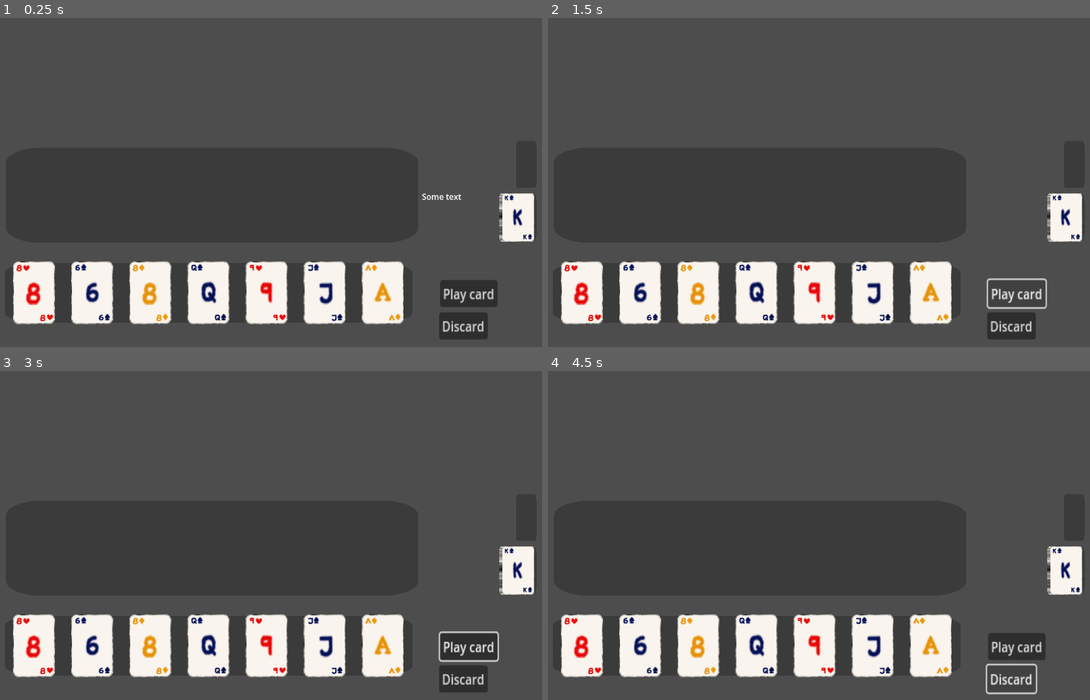
Above: before the commit, frames 1-4 (two rows, left to right).
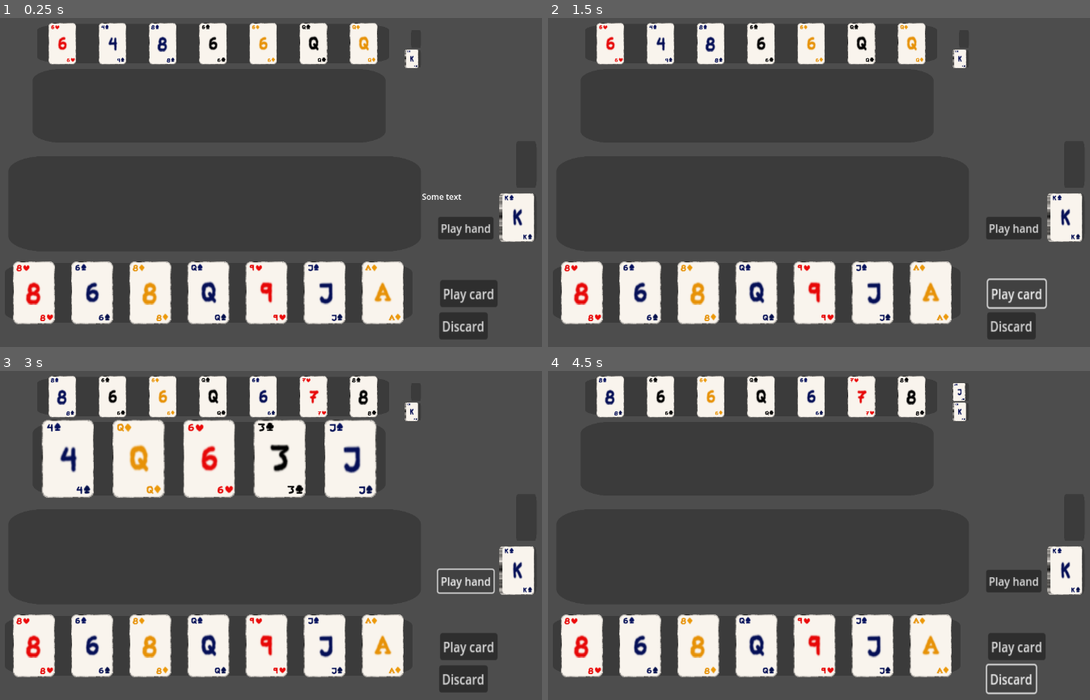
Above: after the commit, the same moments.

Repository: T33py/CardGame
Game: Godot game, scene res://TestScene.tscn
Same seed, same stepped clock (60 frames per second), same inputs: the game is played once before the commit and once after it.
Inputs (mouse positions are in pixels of both pictures, inside the frame that each line leads up to):
- Up to frame 1 (0.25 s): no input
- Up to frame 2 (1.5 s): click "Discard" at 0.5 s; click "Play card" at 1.25 s
- Up to frame 3 (3 s): click "Play card" at 2 s; click (466, 581) at 2.75 s, where only the run after the commit has a clickable "Play hand"
- Up to frame 4 (4.5 s): click (1014, 581) at 3.5 s, where only the run after the commit has a clickable "Play hand"; click "Discard" at 4.25 s

The runs differ from the first frame. In frame 1, 5.2% of the frame differs, in the area x 8-92%, y 1-68%; in frame 2, 5.2%; in frame 3, 16%, in the area x 7-93%, y 1-89%; in frame 4, 5.3%.

Commit message:
made an "ai" to play against

Diff:
--- /dev/null
+++ b/AI/BasicAI.gd
@@ -0,0 +1,45 @@
+extends Node2D
+class_name BasicAI
+
+signal i_stand
+
+@export var deck: Deck
+@export var hand: Hand
+@export var play_area: PlayArea
+
+var standing = false
+
+# Called when the node enters the scene tree for the first time.
+func _ready():
+	return
+
+
+# Called every frame. 'delta' is the elapsed time since the previous frame.
+func _process(delta):
+	return
+
+
+func play_a_card():
+	return hand.play_card(hand.cards.pick_random())
+
+func play_a_hand():
+	play_area.play_hand()
+	return
+
+func take_a_turn():
+	if standing:
+		return
+
+	if len(hand.cards) == 0:
+		stand()
+
+	if len(play_area.cards) < play_area.number_of_cards_to_allow:
+		play_a_card()
+	else:
+		stand()
+	return
+
+func stand():
+	print("I STAND")
+	standing = true
+	i_stand.emit()
--- /dev/null
+++ b/AI/BasicAI.tscn
@@ -0,0 +1,6 @@
+[gd_scene load_steps=2 format=3 uid="uid://4rfawuf8j7rb"]
+
+[ext_resource type="Script" path="res://AI/BasicAI.gd" id="1_uo511"]
+
+[node name="BasicAI" type="Node2D"]
+script = ExtResource("1_uo511")
--- a/Cards/Card.gd
+++ b/Cards/Card.gd
@@ -77,7 +77,7 @@
 	current_bottom_right_corner_suit = bottom_right_corner.find_child(symbols[my_suit], false)
 
 	redraw()
-	pass # Replace with function body.
+	return # Replace with function body.
 
 
 # Called every frame. 'delta' is the elapsed time since the previous frame.
@@ -89,17 +89,17 @@
 		not_click_timer += delta
 		if not_click_timer >= not_click_delay:
 			global_position = get_global_mouse_position()
-	pass
+	return
 
 func set_suit(suit: Suits):
 	my_suit = suit
 	suit_or_value_changed = true
-	pass
+	return
 
 func set_value(value: Values):
 	my_value = value
 	suit_or_value_changed = true
-	pass
+	return
 
 func redraw():
 	current_top_left_corner_suit.visible = false
@@ -123,7 +123,7 @@
 	current_center_pattern.modulate = colors[my_suit]
 	current_top_left_corner_value.modulate = colors[my_suit]
 	current_bottom_right_corner_value.modulate = colors[my_suit]
-	pass
+	return
 
 func get_width():
 	return find_child("BasicCardFront").texture.get_width() * scale.x
@@ -144,7 +144,7 @@
 		if event.button_index == MOUSE_BUTTON_LEFT and not event.pressed:
 			end_of_being_dragged()
 			print("released")
-	pass
+	return
 
 func change_focused(is_focus: bool):
 	if in_focus == is_focus:
@@ -155,7 +155,7 @@
 		scale *= focus_scale
 	else:
 		scale = scale_before_focused
-	pass
+	return
 
 
 func end_of_being_dragged():
@@ -165,17 +165,17 @@
 	may_be_dragged = false
 	global_position = end_of_drag_return_position
 	not_click_timer = 0
-	pass
+	return
 
 func _on_area_2d_mouse_entered():
 	mouse_hovers.emit(self)
-	pass # Replace with function body.
+	return # Replace with function body.
 
 
 func _on_area_2d_mouse_exited():
 	mouse_stopped_hovering.emit(self)
 #	end_of_being_dragged()
-	pass # Replace with function body.
+	return # Replace with function body.
 
 func _to_string():
 	return str(patterns[my_value]) + " of " + str(symbols[my_suit]) + "s"
--- a/Cards/CardDisplayArea.gd
+++ b/Cards/CardDisplayArea.gd
@@ -15,7 +15,7 @@
 	pass
 
 func place_card(card: Card):
-	print("move card to display area")
+#	print("move card to display area")
 	card.reparent(get_parent())
 	cards.append(card)
 	layout_cards()
--- a/Cards/Deck.gd
+++ b/Cards/Deck.gd
@@ -27,12 +27,12 @@
 	discards_display.card_distance_offset = 5
 
 	setup_default_deck()
-	pass # Replace with function body.
+	return # Replace with function body.
 
 
 # Called every frame. 'delta' is the elapsed time since the previous frame.
 func _process(delta):
-	pass
+	return
 
 func draw_random() -> Card:
 	if len(cards) == 0:
@@ -45,7 +45,7 @@
 	cards_display.remove_card(card)
 	return card
 
-func discard(card: Card):
+func discard(card: Card)-> bool:
 	if card not in all_cards:
 		return false
 	discards.append(card)
@@ -59,18 +59,18 @@
 	all_cards.append(card)
 	cards.append(card)
 	cards_display.place_card(card)
-	pass
+	return
 
 func setup_default_deck():
 	if default != null:
 		setup_deck(default)
-	pass
+	return
 
 func setup_deck(specific_deck: Defaults):
 	cards.clear()
 	if specific_deck == Defaults.Default52:
 		setup_default52()
-	pass
+	return
 
 func setup_default52():
 	for suit in suits:
@@ -85,4 +85,4 @@
 			print("Making: " + str(value) + " of " + str(suit))
 			card.set_suit(suit)
 			card.set_value(value)
-	pass
+	return
--- a/Cards/Hand.gd
+++ b/Cards/Hand.gd
@@ -16,7 +16,7 @@
 # Called when the node enters the scene tree for the first time.
 func _ready():
 	display_area = find_child("DisplayArea", false)
-	pass # Replace with function body.
+	return # Replace with function body.
 
 
 # Called every frame. 'delta' is the elapsed time since the previous frame.
@@ -25,7 +25,7 @@
 		draw_random_card()
 	if len(display_area.cards) < base_handsize:
 		draw_card = true
-	pass
+	return
 
 func draw_random_card():
 	if deck != null:
@@ -34,9 +34,9 @@
 		var card: Card = deck.draw_random()
 		cards.append(card)
 		display_area.place_card(card)
-		card.connect("mouse_hovers", _player_hovers_over_card)
-		card.connect("mouse_stopped_hovering", _player_no_longer_hovers_over_card)
-		card.connect("card_clicked", _select_card)
+		card.mouse_hovers.connect(_player_hovers_over_card)
+		card.mouse_stopped_hovering.connect(_player_no_longer_hovers_over_card)
+		card.card_clicked.connect(_select_card)
 
 	draw_card = false
 	return
@@ -88,16 +88,15 @@
 		card.change_focused(false)
 		if card.z_index < top_z:
 			top_card = card
-		pass
 	top_card.change_focused(true)
-	pass
+	return
 
 func _player_hovers_over_card(card: Card):
 #	print("player hovers " + str(card))
 	if card not in cards_being_hovered:
 		cards_being_hovered.append(card)
 	handle_multihover()
-	pass
+	return
 
 func _player_no_longer_hovers_over_card(card: Card):
 #	print("player no longer hovers " + str(card))
@@ -107,32 +106,33 @@
 			break
 	card.change_focused(false)
 	handle_multihover()
-	pass
+	return
 
 
 
 func _on_play_card_button_pressed():
 	play_card()
-	pass # Replace with function body.
+	return # Replace with function body.
 
 
 func _on_discard_card_button_pressed():
 	discard_card()
-	pass # Replace with function body.
+	return # Replace with function body.
 
 
 func play_card(card: Card = null):
 	if card == null:
 		card = selected_card
 	if card == null:
-		return
-	print("Play card from hand")
-	print("  " + str(card))
+		return false
+#	print("Play card from hand")
+#	print("  " + str(card))
 
 	if play_area.play_card(card):
 		selected_card = null
 		disconnect_card(card)
-	pass
+		return true
+	return false
 
 func discard_card(card: Card = null):
 	if card == null:
@@ -145,7 +145,7 @@
 	if deck.discard(card):
 		selected_card = null
 		disconnect_card(card)
-	pass
+	return
 
 func disconnect_card(card: Card):
 	for c in range(len(cards)):
@@ -160,4 +160,4 @@
 	card.disconnect("mouse_stopped_hovering", _player_no_longer_hovers_over_card)
 	card.disconnect("card_clicked", _select_card)
 	display_area.remove_card(card)
-	pass
+	return
--- a/Cards/PlayArea.gd
+++ b/Cards/PlayArea.gd
@@ -1,8 +1,12 @@
 extends Node2D
 class_name PlayArea
 
+signal card_played
+signal hand_played
+
 var display_area: CardDisplayArea
 
+@export var deck: Deck
 @export var number_of_cards_to_allow = 5
 @export var selected_card_y_offset = 100
 var cards: Array[Card] = []
@@ -13,22 +17,36 @@
 func _ready():
 	display_area = find_child("DisplayArea", false)
 
-	pass # Replace with function body.
+	return # Replace with function body.
 
 
 # Called every frame. 'delta' is the elapsed time since the previous frame.
 func _process(delta):
-	pass
+	return
 
-func play_card(card: Card):
+func play_card(card: Card)-> bool:
 	if len(cards) >= number_of_cards_to_allow:
 		return false
 	cards.append(card)
 	display_area.place_card(card)
 	card.connect("mouse_hovers", _player_hovers_over_card)
 	card.connect("mouse_stopped_hovering", _player_no_longer_hovers_over_card)
+	card_played.emit()
 	return true
 
+func play_hand():
+	hand_played.emit()
+	return
+
+func clear():
+	for card in cards:
+		card.disconnect("mouse_hovers", _player_hovers_over_card)
+		card.disconnect("mouse_stopped_hovering", _player_no_longer_hovers_over_card)
+		display_area.remove_card(card)
+		deck.discard(card)
+
+	cards.clear()
+	return
 
 # handles the mouse hovering multiple cards
 func handle_multihover():
@@ -51,16 +69,16 @@
 		card.change_focused(false)
 		if card.z_index < top_z:
 			top_card = card
-		pass
+
 	top_card.change_focused(true)
-	pass
+	return
 
 func _player_hovers_over_card(card: Card):
 	print("player hovers " + str(card))
 	if card not in cards_being_hovered:
 		cards_being_hovered.append(card)
 	handle_multihover()
-	pass
+	return
 
 func _player_no_longer_hovers_over_card(card: Card):
 	print("player no longer hovers " + str(card))
@@ -70,4 +88,9 @@
 			break
 	card.change_focused(false)
 	handle_multihover()
-	pass
+	return
+
+
+func _on_play_hand_pressed():
+	play_hand()
+	return
--- a/TestScene.tscn
+++ b/TestScene.tscn
@@ -1,11 +1,19 @@
-[gd_scene load_steps=5 format=3 uid="uid://d1bk2kdlqmaqi"]
+[gd_scene load_steps=7 format=3 uid="uid://d1bk2kdlqmaqi"]
 
+[ext_resource type="PackedScene" uid="uid://d5whwwfuy24v" path="res://Util/GameManager.tscn" id="1_pny3p"]
 [ext_resource type="PackedScene" uid="uid://8mr51aludca3" path="res://Cards/Hand.tscn" id="2_dh85x"]
 [ext_resource type="PackedScene" uid="uid://diaxixmrj6t2t" path="res://Cards/Deck.tscn" id="3_h1md0"]
 [ext_resource type="PackedScene" uid="uid://bsj58duurpo3t" path="res://Cards/PlayArea.tscn" id="4_wl3in"]
 [ext_resource type="PackedScene" uid="uid://8gp6cu7uxu77" path="res://Util/HandPlayedTracker.tscn" id="5_tgm0c"]
+[ext_resource type="PackedScene" uid="uid://4rfawuf8j7rb" path="res://AI/BasicAI.tscn" id="6_dwy8h"]
 
 [node name="TestScene" type="Node2D"]
+
+[node name="GameManager" parent="." node_paths=PackedStringArray("ai", "player_play_area", "ai_play_area") instance=ExtResource("1_pny3p")]
+position = Vector2(62, -69)
+ai = NodePath("../BasicAI")
+player_play_area = NodePath("../PlayArea")
+ai_play_area = NodePath("../AIPlayArea")
 
 [node name="Deck" parent="." instance=ExtResource("3_h1md0")]
 position = Vector2(1111, 414)
@@ -18,9 +26,10 @@
 play_area = NodePath("../PlayArea")
 selected_card_y_offset = 200
 
-[node name="PlayArea" parent="." instance=ExtResource("4_wl3in")]
-position = Vector2(490, 370)
+[node name="PlayArea" parent="." node_paths=PackedStringArray("deck") instance=ExtResource("4_wl3in")]
+position = Vector2(495, 387)
 scale = Vector2(0.424793, 0.174878)
+deck = NodePath("../Deck")
 
 [node name="PlayCardButton" type="Button" parent="."]
 offset_left = 941.0
@@ -38,9 +47,39 @@
 scale = Vector2(1.43374, 1.7244)
 text = "Discard"
 
+[node name="PlayHand" type="Button" parent="."]
+offset_left = 937.0
+offset_top = 413.0
+offset_right = 945.0
+offset_bottom = 421.0
+scale = Vector2(1.30149, 1.42857)
+text = "Play hand"
+
 [node name="HandPlayedTracker" parent="." node_paths=PackedStringArray("play_area") instance=ExtResource("5_tgm0c")]
 position = Vector2(905, 361)
 play_area = NodePath("../PlayArea")
 
+[node name="BasicAI" parent="." node_paths=PackedStringArray("deck", "hand", "play_area") instance=ExtResource("6_dwy8h")]
+deck = NodePath("../AIDeck")
+hand = NodePath("../AIHand")
+play_area = NodePath("../AIPlayArea")
+
+[node name="AIDeck" parent="." instance=ExtResource("3_h1md0")]
+position = Vector2(893, 100)
+scale = Vector2(0.00996584, 0.0319674)
+
+[node name="AIHand" parent="." node_paths=PackedStringArray("deck", "play_area") instance=ExtResource("2_dh85x")]
+position = Vector2(492, 70)
+scale = Vector2(0.362564, 0.0719176)
+deck = NodePath("../AIDeck")
+play_area = NodePath("../AIPlayArea")
+
+[node name="AIPlayArea" parent="." node_paths=PackedStringArray("deck") instance=ExtResource("4_wl3in")]
+position = Vector2(484, 193)
+scale = Vector2(0.363493, 0.136051)
+deck = NodePath("../AIDeck")
+
 [connection signal="pressed" from="PlayCardButton" to="Hand" method="_on_play_card_button_pressed"]
 [connection signal="pressed" from="DiscardCardButton" to="Hand" method="_on_discard_card_button_pressed"]
+[connection signal="pressed" from="PlayHand" to="GameManager" method="_on_player_stands"]
+[connection signal="pressed" from="PlayHand" to="PlayArea" method="_on_play_hand_pressed"]
--- /dev/null
+++ b/Util/GameManager.gd
@@ -0,0 +1,59 @@
+extends Node2D
+
+@export var ai: BasicAI
+@export var player_play_area: PlayArea
+@export var ai_play_area: PlayArea
+
+@export var hand_clear_delay: float = 1
+var hand_clear_timer = 0
+
+var ai_stands = false
+var player_stands = false
+
+
+# Called when the node enters the scene tree for the first time.
+func _ready():
+	player_play_area.card_played.connect(_on_player_played_card)
+	player_play_area.hand_played.connect(_on_player_stands)
+	ai_play_area.card_played.connect(_on_ai_played_card)
+	ai.i_stand.connect(_on_ai_stands)
+	return
+
+
+# Called every frame. 'delta' is the elapsed time since the previous frame.
+func _process(delta):
+	if ai_stands && player_stands:
+		ai.play_a_hand()
+		hand_clear_timer += delta
+		if hand_clear_timer >= hand_clear_delay:
+			hand_clear_timer = 0
+			player_play_area.clear()
+			ai_play_area.clear()
+			player_stands = false
+			ai.standing = false
+			ai_stands = false
+
+	if player_stands:
+		ai.take_a_turn()
+	return
+
+
+func _on_player_played_card():
+	if ai_stands:
+		return
+	print("ai should play a card")
+	ai.take_a_turn()
+	return
+
+func _on_player_stands():
+	player_stands = true
+	return
+
+func _on_ai_played_card():
+	# TODO
+	return
+
+func _on_ai_stands():
+	print("ai stands")
+	ai_stands = true
+	return
--- /dev/null
+++ b/Util/GameManager.tscn
@@ -0,0 +1,6 @@
+[gd_scene load_steps=2 format=3 uid="uid://d5whwwfuy24v"]
+
+[ext_resource type="Script" path="res://Util/GameManager.gd" id="1_ymb7a"]
+
+[node name="GameManager" type="Node2D"]
+script = ExtResource("1_ymb7a")
